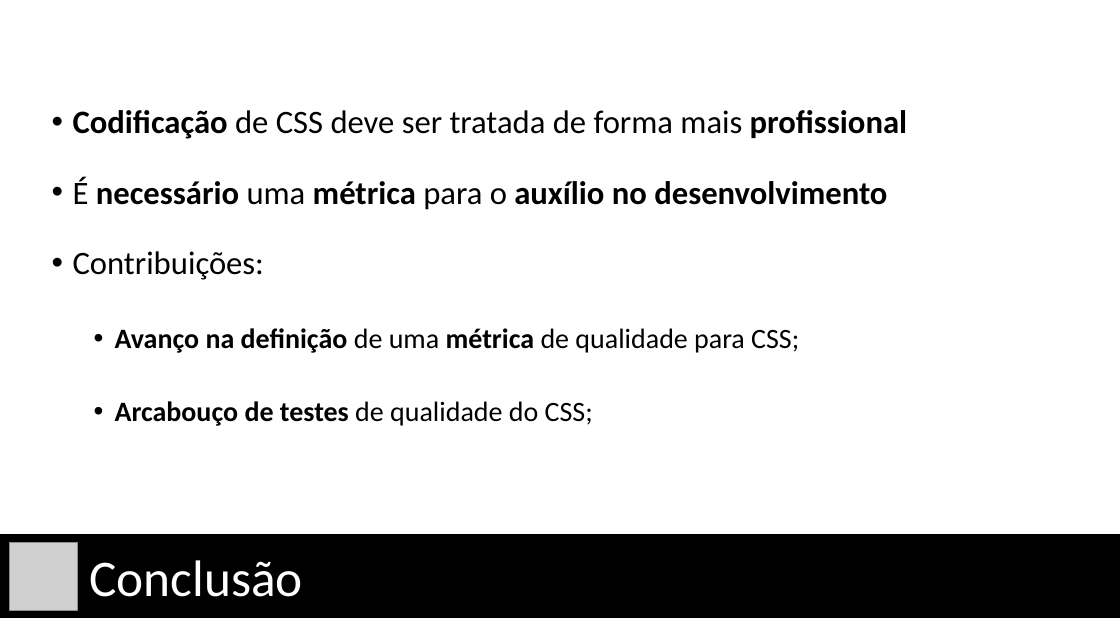
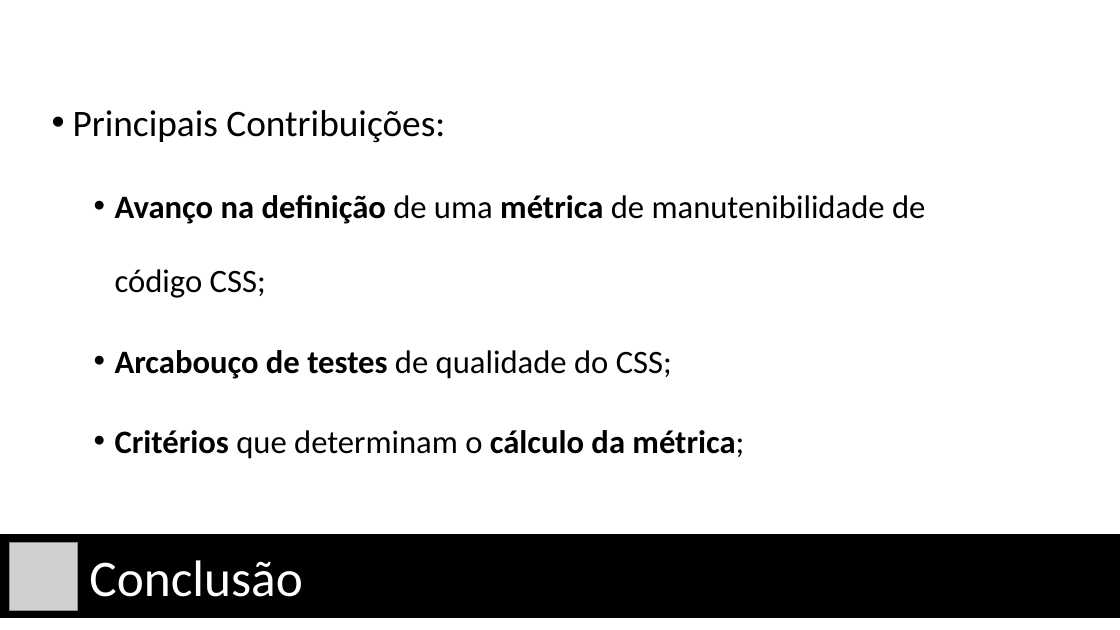
Before and after one commit to vcsalvador/TCC-I, a slide deck: slide 25 of Apresentação/Em Direção a uma Métrica de Qualidade e 2.pptx (slide 23 before the commit). Drawn at 1120x630 pixels with LibreOffice and Linux fonts; fonts in the diff are those of the drawing; grey boxes stand for pictures. Boxes give left, top, right and bottom in pixels: in the first picture for what was removed or moved away, otherwise in the second. Text is boxed around its words. In the diff, an @@ line names an element or a change of style, - is before the commit and + after.

```diff
--- a/Apresentação/Em Direção a uma Métrica de Qualidade e 2.pptx
+++ b/Apresentação/Em Direção a uma Métrica de Qualidade e 2.pptx
@@ text at (73,110,925,298): text changed; bold off @@
-• Codificação de CSS deve ser tratada de forma mais profissional
-• É necessário uma métrica para o auxílio no desenvolvimento
-• Contribuições:
-  • Avanço na definição de uma métrica de qualidade para CSS;
+• Principais Contribuições:
+  • Avanço na definição de uma métrica de manutenibilidade de código CSS;
@@ text at (115,350,672,379): size 24 to 28 pt in "Arcabouço de testes de qualidade do CSS;"; line spacing 2 to 1.9 @@
@@ text at (115,430,744,459): paragraph added @@
+  • Critérios que determinam o cálculo da métrica;
```
Also in this commit, not shown: 13 other slides changed, 3 slides added, 38 other files.
